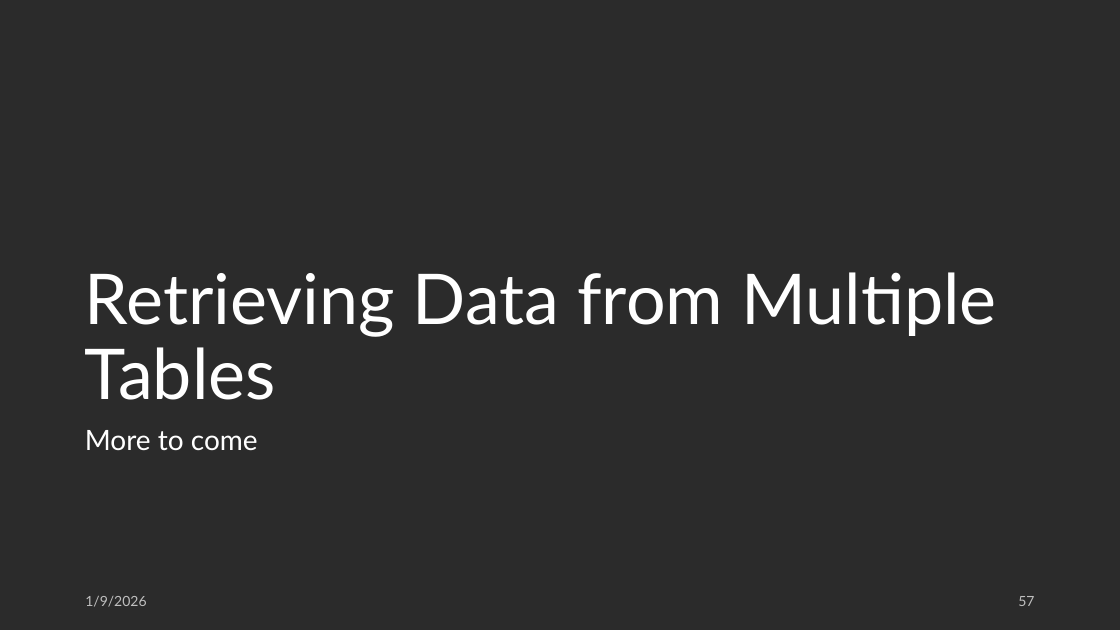
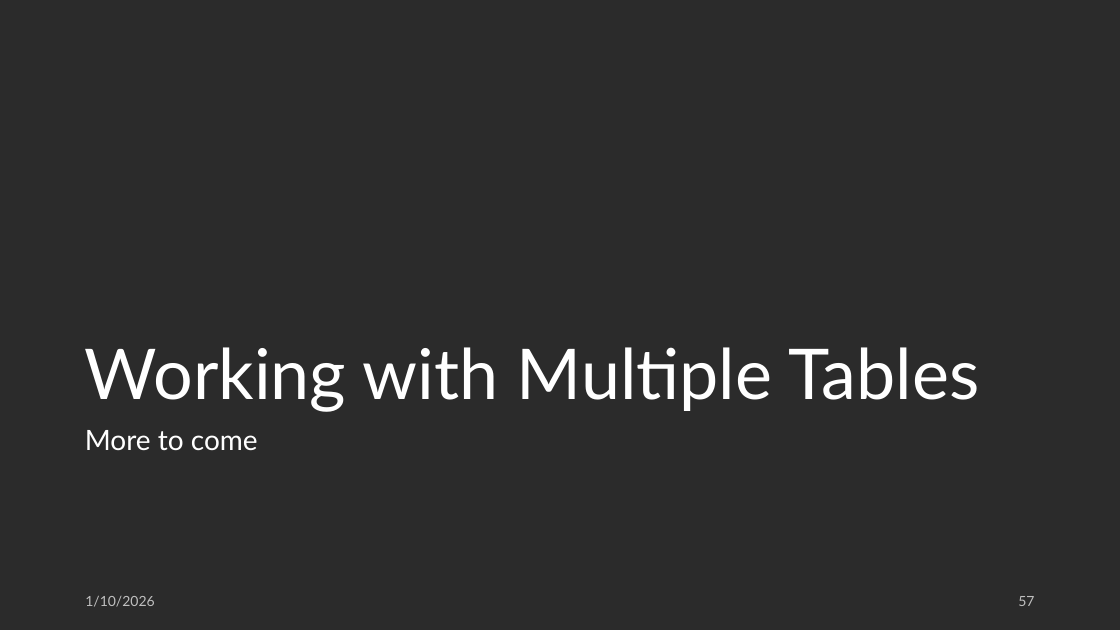
Before and after one commit to weddingtoncoder/learn_sql_server, a slide deck: slide 57 of Intro to Relational Databases with SQL Server 2022.pptx. Drawn at 1120x630 pixels with LibreOffice and Linux fonts; fonts in the diff are those of the drawing; background and template pictures are left out; a plain dark background stands for a picture behind light text. Boxes give left, top, right and bottom in pixels: in the first picture for what was removed or moved away, otherwise in the second. Text is boxed around its words. In the diff, an @@ line names an element or a change of style, - is before the commit and + after.

Commit message:
update

```diff
--- a/Intro to Relational Databases with SQL Server 2022.pptx
+++ b/Intro to Relational Databases with SQL Server 2022.pptx
@@ title at (x1=85, y1=347, x2=979, y2=412): text changed @@
-Retrieving Data from Multiple Tables
+Working with Multiple Tables
@@ text at (x1=85, y1=596, x2=154, y2=607): text changed @@
-1/9/2026
+1/10/2026
```
Also in this commit, not shown: 55 other slides changed, 46 slides added.
